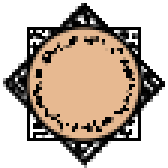
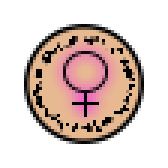
Layers edited between the first and the second 168×168 image:
added group "Gender" with 2 layers above "Layer 1" over (x1=54, y1=51, x2=111, y2=117)
added layer "Shape 2" in group "Gender" over (x1=63, y1=51, x2=108, y2=117)
hid "Rectangle 1" over (x1=3, y1=3, x2=165, y2=168)
